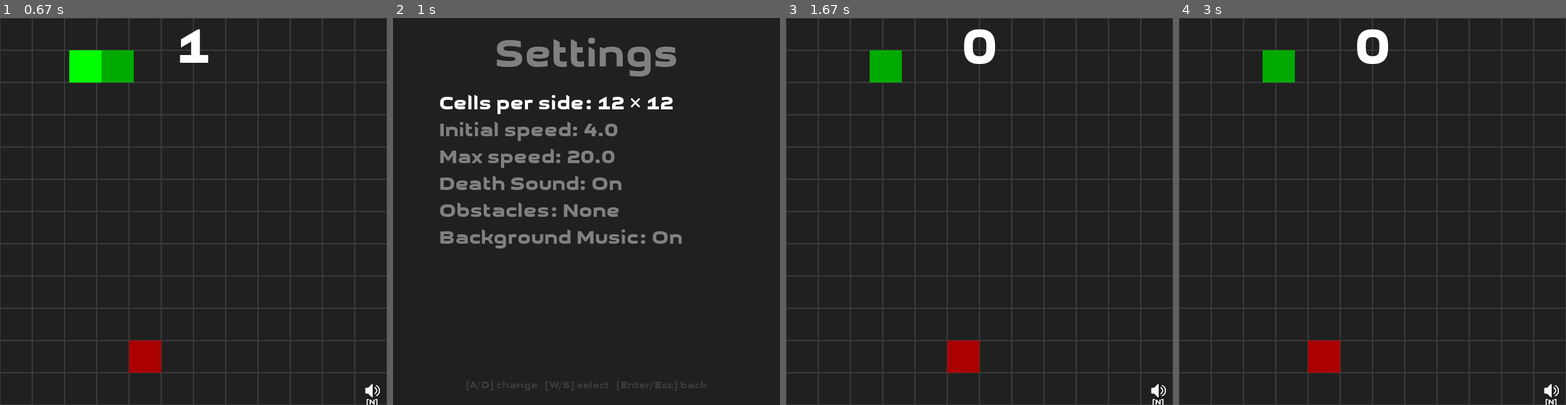
Above: before the commit, frames 1-4 (left to right).
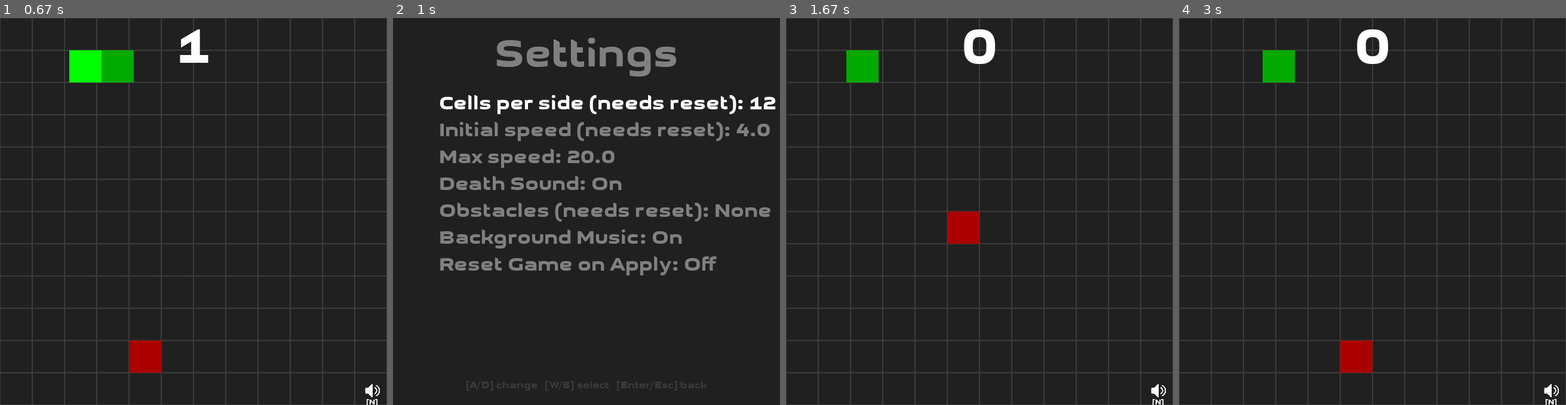
Above: after the commit, the same moments.

Repository: fossguild/naja
Game: pygame game, started from kobra.py
The game is run twice, just before and just after one commit, with the same random seed, the same clock (stepped at 60 frames per second) and the same inputs.
Inputs:
- Up to frame 1 (0.67 s): click "Start Game" at 0.38 s
- Up to frame 2 (1 s): hold M from 0.67 s (still down); hold Up from 0.67 s (still down)
- Up to frame 3 (1.67 s): release M at 1.13 s; release Up at 1.13 s; tap Enter at 1.17, 1.5 s
- Up to frame 4 (3 s): hold Up 1.83-2.3 s; tap Space at 2.83 s

Frame 1 is identical in both runs. In frame 2, 3.7% of the frame differs, in the area x 12-99%, y 19-67%; in frame 3, 2.4%; in frame 4, 1.4%.

Commit message:
bug: add 'Reset Game on Apply' toggle to preserve progress (#110)
* fix: add 'Reset Game on Apply' toggle to preserve progress (closes #106)

Added a new setting 'Reset Game on Apply' that allows players to choose
whether to reset the game when applying settings changes during gameplay.

- Default is Off: preserves snake position, progress, and score
- Can be toggled On: resets game when needed (e.g., after grid size changes)
- Players now have control over their gameplay experience
- Fixes issue where all progress was lost when changing settings mid-game

* improve: add smart reset detection for critical settings

- Added '(needs reset)' labels to settings that require game reset
- Implemented automatic reset when critical settings change:
  - Cells per side (grid size)
  - Obstacle difficulty
  - Initial speed
- Game now automatically resets when these settings change, regardless
  of 'Reset Game on Apply' toggle, preventing crashes and inconsistencies
- Safe settings (max speed, sounds, music) can still be changed mid-game
- Better user experience with clear indication of which settings need reset

* style: fix black formatting

* Fix Black formatting for apply_settings call

Diff:
--- a/kobra.py
+++ b/kobra.py
@@ -92,13 +92,14 @@
     "death_sound": True,  # toggle death sound playback
     "obstacle_difficulty": "None",  # obstacle difficulty level
     "background_music": True,  # toggle background music playback
+    "reset_game_on_apply": False,  # reset game when applying settings
 }
 
 # Declarative menu fields.
 MENU_FIELDS = [
     {
         "key": "cells_per_side",
-        "label": "Cells per side",
+        "label": "Cells per side (needs reset)",
         "type": "int",
         "min": 10,
         "max": 60,
@@ -106,7 +107,7 @@
     },
     {
         "key": "initial_speed",
-        "label": "Initial speed",
+        "label": "Initial speed (needs reset)",
         "type": "float",
         "min": 1.0,
         "max": 40.0,
@@ -123,11 +124,12 @@
     {"key": "death_sound", "label": "Death Sound", "type": "bool"},
     {
         "key": "obstacle_difficulty",
-        "label": "Obstacles",
+        "label": "Obstacles (needs reset)",
         "type": "select",
         "options": ["None", "Easy", "Medium", "Hard", "Impossible"],
     },
     {"key": "background_music", "label": "Background Music", "type": "bool"},
+    {"key": "reset_game_on_apply", "label": "Reset Game on Apply", "type": "bool"},
 ]
 
 # Effective runtime values (hydrated by apply_settings).
@@ -586,8 +588,26 @@
                 elif event.key in (pygame.K_m, pygame.K_ESCAPE):  # M or ESC : open menu
                     was_running = state.game_on
                     state.game_on = 0
+
+                    # Store old values of critical settings
+                    old_cells = SETTINGS["cells_per_side"]
+                    old_obstacles = SETTINGS["obstacle_difficulty"]
+                    old_initial_speed = SETTINGS["initial_speed"]
+
                     run_settings_menu(state)
-                    apply_settings(state, reset_objects=True)
+
+                    # Check if critical settings changed (require reset)
+                    needs_reset = (
+                        old_cells != SETTINGS["cells_per_side"]
+                        or old_obstacles != SETTINGS["obstacle_difficulty"]
+                        or old_initial_speed != SETTINGS["initial_speed"]
+                    )
+
+                    # Force reset if critical settings changed, or use player preference
+                    apply_settings(
+                        state,
+                        reset_objects=needs_reset or SETTINGS["reset_game_on_apply"],
+                    )
                     state.game_on = was_running
                 elif event.key == pygame.K_n:  # N : toggle music mute
                     SETTINGS["background_music"] = not SETTINGS["background_music"]
